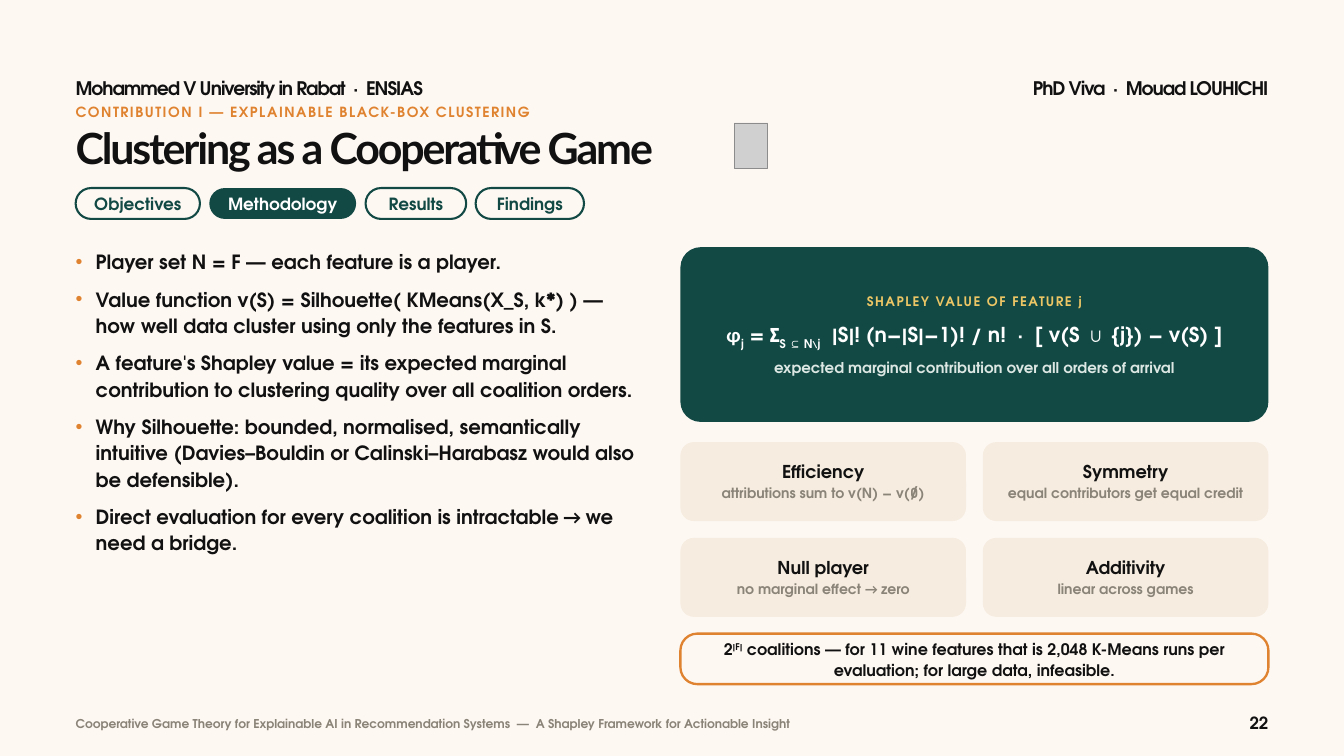
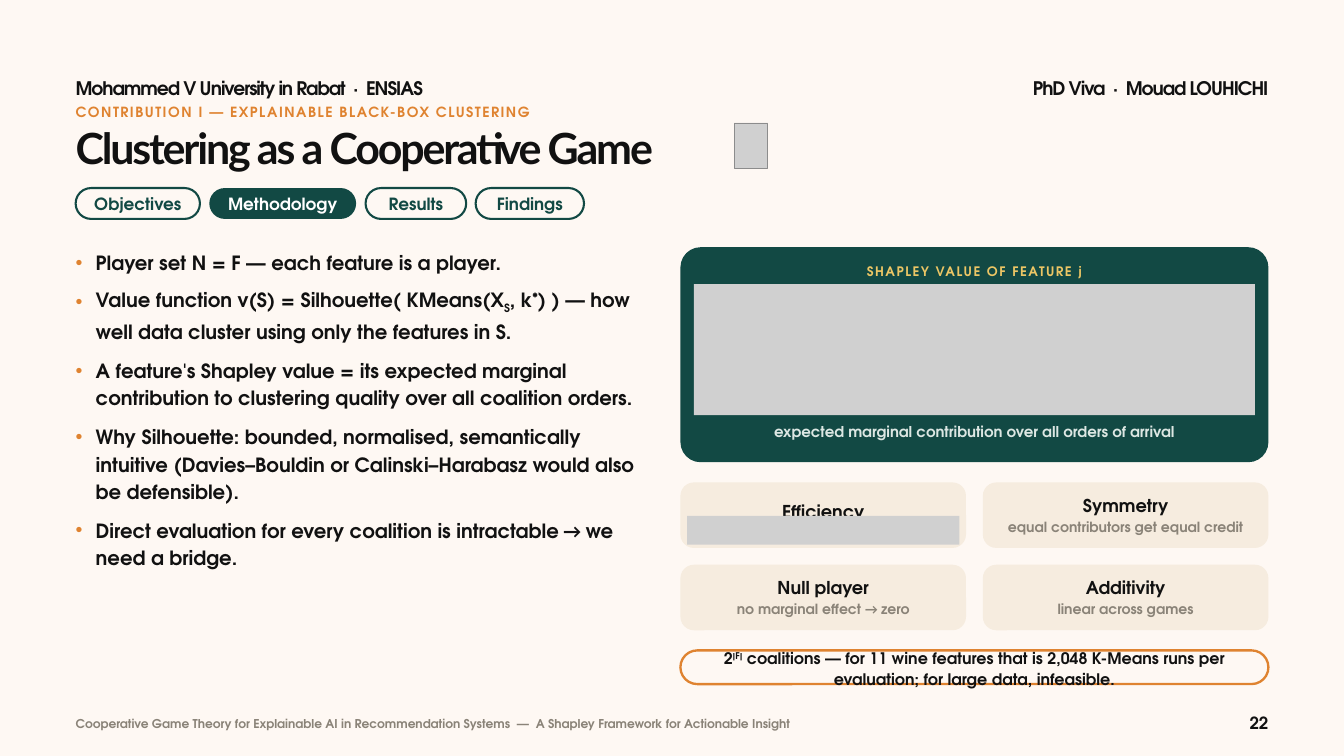
Before and after one commit to mouadlouhichi/phd-prep, a slide deck: slide 22 of try/MOUAD_LOUHICHI_VIVA_40min_BeigeGreen.pptx. Drawn at 1344x756 pixels with LibreOffice and Linux fonts; fonts in the diff are those of the drawing; grey boxes stand for pictures. Boxes give left, top, right and bottom in pixels: in the first picture for what was removed or moved away, otherwise in the second. Text is boxed around its words. In the diff, an @@ line names an element or a change of style, - is before the commit and + after.

Commit message:
VIVA deck: native editable equations (OMML + PNG fallback) and cleaner line spacing
- mathkit.py: LaTeX -> MathML -> OMML writer with mc:AlternateContent PNG fallback
- layouts.equation(): measured, auto-fitted equation boxes; 33 equations on slides 22, 33, 34, 44-48, 52, 53
- body line pitch raised to 1.40x (1.48x with sub/superscripts); real superscripts for k*, X_S, L_u
- rebuilt MOUAD_LOUHICHI_VIVA_40min_BeigeGreen.pptx (64 slides)

```diff
--- a/try/MOUAD_LOUHICHI_VIVA_40min_BeigeGreen.pptx
+++ b/try/MOUAD_LOUHICHI_VIVA_40min_BeigeGreen.pptx
@@ text at (96, 255, 634, 570): line spacing 28.1pt to 29.4pt @@
@@ proportions changed in 4 elements at (680, 564, 966, 630), (982, 564, 1268, 630), (982, 482, 1268, 548), (680, 247, 1268, 462) @@
@@ rounded rectangle: place and size @@
-rounded rectangle at (680, 247, 1268, 422)
+rounded rectangle at (680, 247, 1268, 462)
@@ text at (96, 292, 630, 344): text changed @@
-• Value function v(S) = Silhouette( KMeans(X_S, k*) ) — how well data cluster using only the features in S.
+• Value function v(S) = Silhouette( KMeans(XS, k*) ) — how well data cluster using only the features in S.
@@ text in rounded rectangle at (201, 296, 1209, 377): text removed @@
-SHAPLEY VALUE OF FEATURE j
-φj = ΣS ⊆ N∖j |S|! (n−|S|−1)! / n! · [ v(S ∪ {j}) − v(S) ]
-expected marginal contribution over all orders of arrival
@@ picture added at (694, 284, 1255, 415) @@
@@ text added at (201, 363, 1126, 437), 14 pt, text #ECC665, bold @@
+SHAPLEY VALUE OF FEATURE j
@@ rounded rectangle removed at (680, 442, 966, 521) @@
-Efficiency
-attributions sum to v(N) − v(∅)
@@ text added at (774, 425, 1174, 441), 16 pt, text #DCE7E3, bold @@
+expected marginal contribution over all orders of arrival
@@ rounded rectangle added at (680, 482, 966, 548), fill #F6ECDF, 19 pt, text #111111, bold @@
+Efficiency
@@ rounded rectangle "Symmetry": place and size @@
-rounded rectangle "Symmetry" at (982, 442, 1268, 521)
+rounded rectangle "Symmetry" at (982, 482, 1268, 548)
@@ picture added at (687, 516, 959, 544) @@
@@ rounded rectangle "Null player": place and size @@
-rounded rectangle "Null player" at (680, 538, 966, 617)
+rounded rectangle "Null player" at (680, 564, 966, 630)
@@ rounded rectangle "Additivity": place and size @@
-rounded rectangle "Additivity" at (982, 538, 1268, 617)
+rounded rectangle "Additivity" at (982, 564, 1268, 630)
@@ rounded rectangle "2|F| coalitions — for 11 ...": place and size @@
-rounded rectangle "2|F| coalitions — for 11 ..." at (680, 634, 1268, 684)
+rounded rectangle "2|F| coalitions — for 11 ..." at (680, 650, 1268, 684)
@@ rounded rectangle "2|F| coalitions — for 11 ..." at (680, 650, 1268, 684): line spacing 22pt to 23pt; proportions changed @@
```
Also in this commit, not shown: 48 other slides changed, 5 other files.
